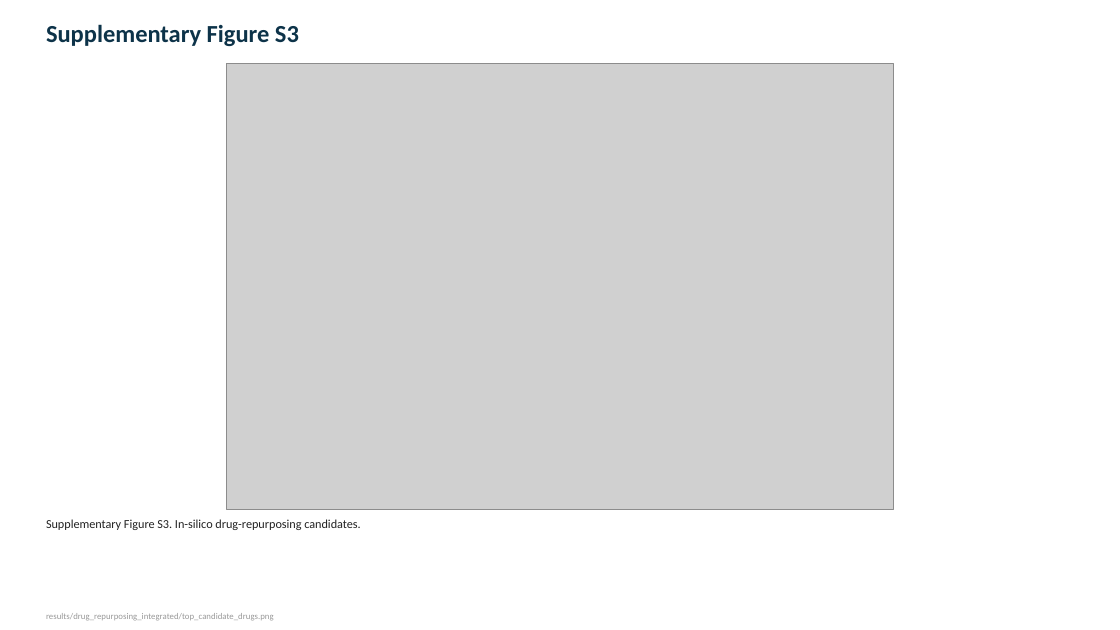
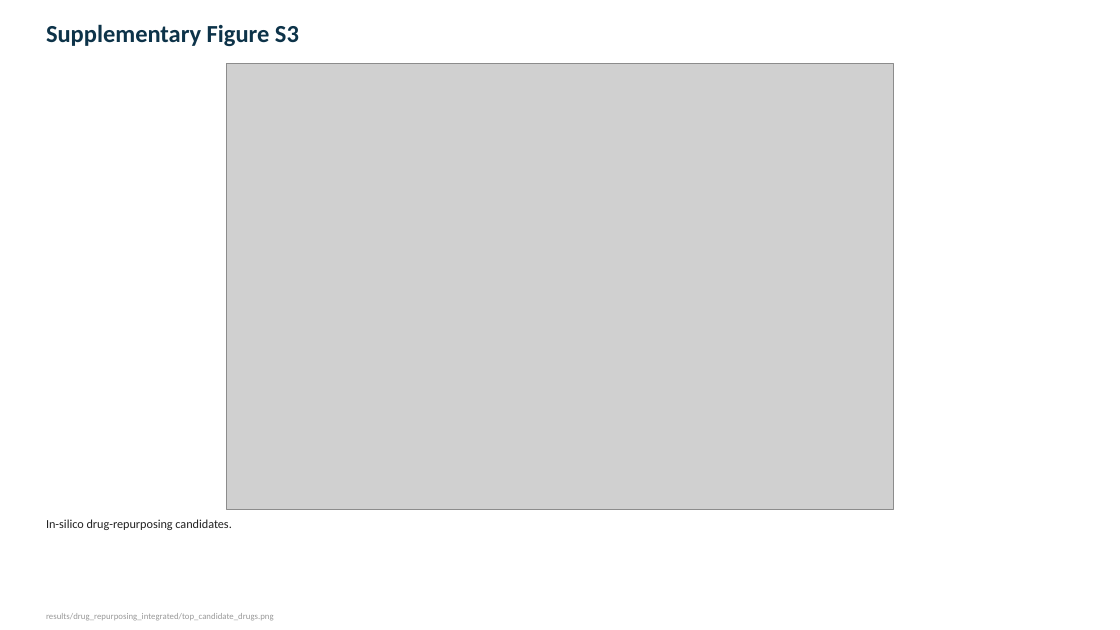
Before and after one commit to sreyacv1/GASTRIC-CANCER, a slide deck: slide 12 of FIGURES.pptx. Drawn at 1120x630 pixels with LibreOffice and Linux fonts; fonts in the diff are those of the drawing; grey boxes stand for pictures. Boxes give left, top, right and bottom in pixels: in the first picture for what was removed or moved away, otherwise in the second. Text is boxed around its words. In the diff, an @@ line names an element or a change of style, - is before the commit and + after.

Commit message:
Sequential figure numbering without letter suffixes; correct S8 caption to CD8 correlation

```diff
--- a/FIGURES.pptx
+++ b/FIGURES.pptx
@@ text at (46, 519, 231, 530): text changed @@
-Supplementary Figure S3. In-silico drug-repurposing candidates.
+In-silico drug-repurposing candidates.
```
Also in this commit, not shown: 28 other slides changed, 1 slide removed, 2 other files.
